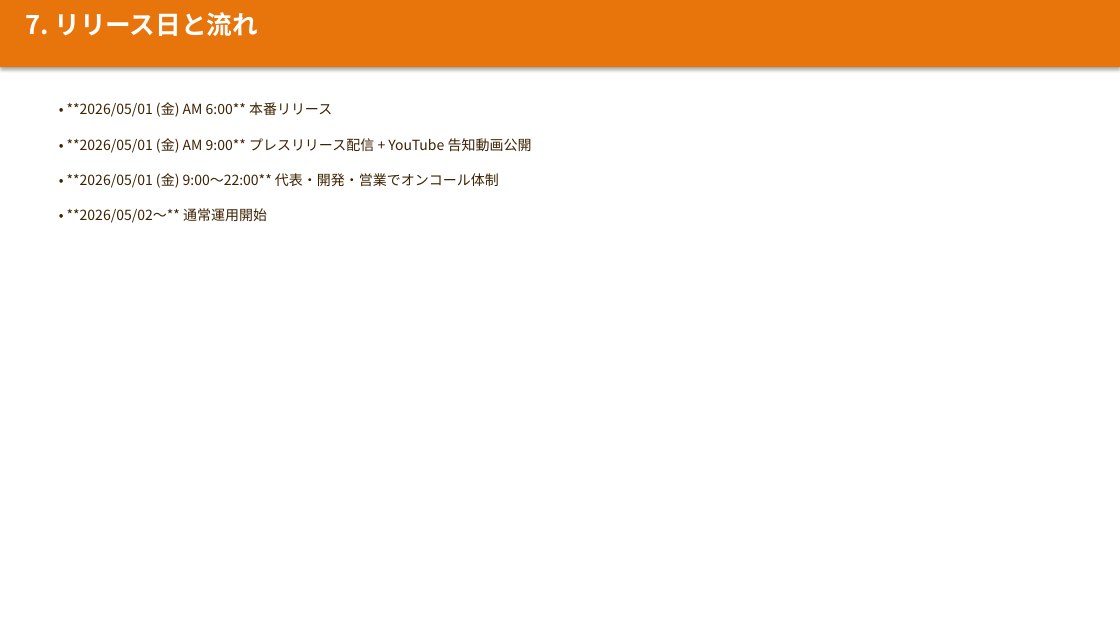
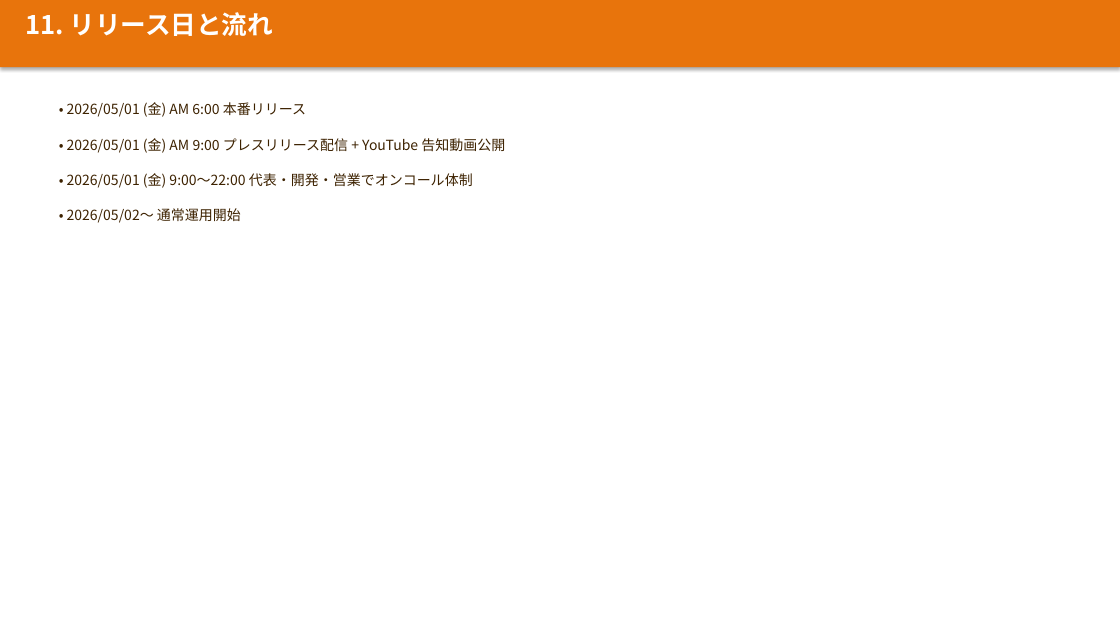
Before and after one commit to wazeka0412/payhome-next, a slide deck: slide 21 of docs/最新版/03_営業関係/工務店向け説明_MVP版.pptx (slide 17 before the commit). Drawn at 1120x630 pixels with LibreOffice and Linux fonts; fonts in the diff are those of the drawing. Boxes give left, top, right and bottom in pixels: in the first picture for what was removed or moved away, otherwise in the second. Text is boxed around its words. In the diff, an @@ line names an element or a change of style, - is before the commit and + after.

```diff
--- a/docs/最新版/03_営業関係/工務店向け説明_MVP版.pptx
+++ b/docs/最新版/03_営業関係/工務店向け説明_MVP版.pptx
@@ text at (x1=25, y1=12, x2=274, y2=36): text changed @@
-7. リリース日と流れ
+11. リリース日と流れ
@@ text at (x1=67, y1=102, x2=306, y2=117): text changed @@
-• **2026/05/01 (金) AM 6:00** 本番リリース
+• 2026/05/01 (金) AM 6:00 本番リリース
@@ text at (x1=67, y1=138, x2=505, y2=153): text changed @@
-• **2026/05/01 (金) AM 9:00** プレスリリース配信 + YouTube 告知動画公開
+• 2026/05/01 (金) AM 9:00 プレスリリース配信 + YouTube 告知動画公開
@@ text at (x1=67, y1=173, x2=473, y2=188): text changed @@
-• **2026/05/01 (金) 9:00〜22:00** 代表・開発・営業でオンコール体制
+• 2026/05/01 (金) 9:00〜22:00 代表・開発・営業でオンコール体制
@@ text at (x1=67, y1=208, x2=241, y2=223): text changed @@
-• **2026/05/02〜** 通常運用開始
+• 2026/05/02〜 通常運用開始
```
Also in this commit, not shown: 11 other slides changed, 10 slides added, 6 slides removed, 21 other files.
